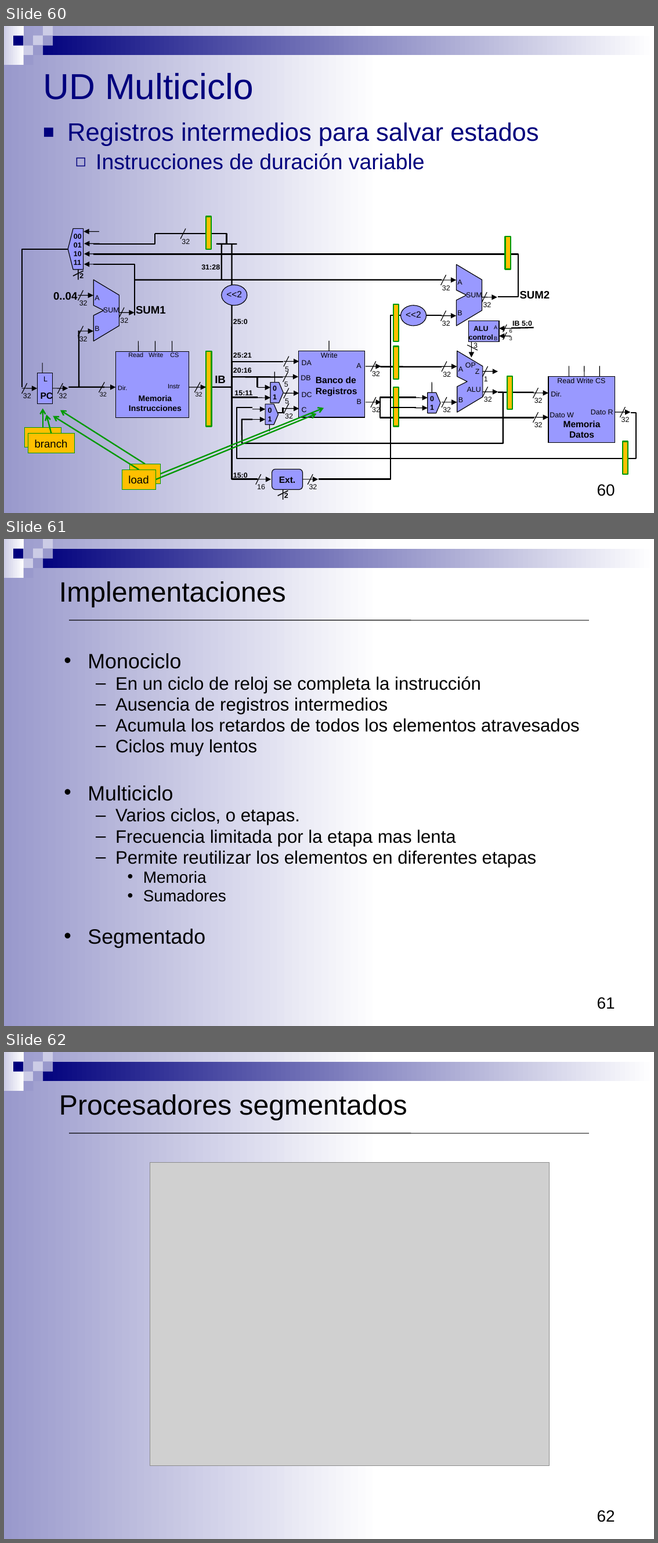
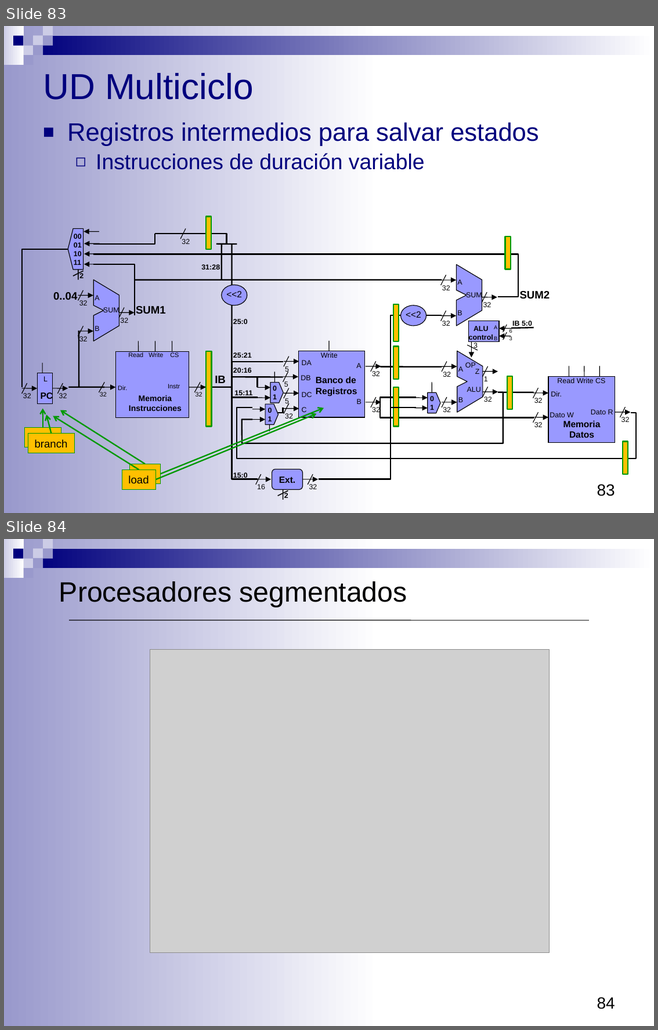
Before and after one commit to luisfromero/fucomp, a slide deck: temas/Tema3.pptx. Shown one above the other, each under a label of ours: slides 60, 61 and 62 before the commit, slides 83 and 84 after it. The pictures are 658x1543 and 658x1030 pixels, drawn with LibreOffice and Linux fonts; fonts in the diff are those of the drawing; grey boxes stand for pictures. Boxes give left, top, right and bottom in pixels: in the first picture for what was removed or moved away, otherwise in the second. Text is boxed around its words. In the diff, an @@ line names an element or a change of style, - is before the commit and + after.

```diff
--- a/temas/Tema3.pptx
+++ b/temas/Tema3.pptx
@@ slide 61 removed at <box>4,539,654,1026</box>, background #FFFFFF; not listed: 10 template elements that a slide beside it also shows @@
@@ text removed at <box>59,579,286,607</box> @@
-Implementaciones
@@ line removed from (69, 620) to (589, 620) @@
@@ text removed at <box>88,653,579,948</box> @@
-• Monociclo
-  – En un ciclo de reloj se completa la instrucción
-  – Ausencia de registros intermedios
-  – Acumula los retardos de todos los elementos atravesados
-  – Ciclos muy lentos
-• Multiciclo
-  – Varios ciclos, o etapas.
-  – Frecuencia limitada por la etapa mas lenta
-  – Permite reutilizar los elementos en diferentes etapas
-    • Memoria
-    • Sumadores
-• Segmentado
@@ page number removed at <box>597,997,615,1009</box> @@
-61
@@ what was slide 60 is now slide 83 @@
@@ page number at <box>597,484,615,496</box>: text changed @@
-60
+83
@@ what was slide 62 is now slide 84 @@
@@ page number at <box>597,997,615,1009</box>: text changed @@
-62
+84
```
Also in this commit, not shown: 21 slides changed, 4 slides added, 7 other slides removed, 8 other files.
